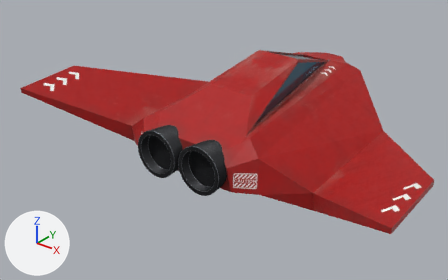
What one commit did to the glTF model static/models/ship.gltf.
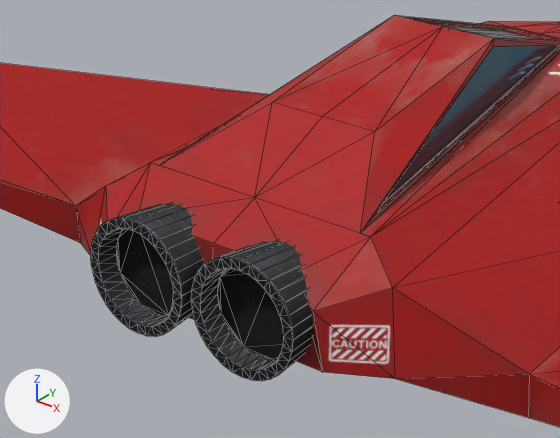
Each version appears first whole from a 50 mm camera at (1.99, -2.87, 1.76) aimed at (-0.12, -0.23, 0.12), and next in a close-up on the part from 23% to 73% of the width and 16% to 78% of the height. Every picture has the same lights, and +X, +Y and +Z are marked at lower left. The close-ups show mesh edges as thin lines.

In view in the first close-up: 'ship'.
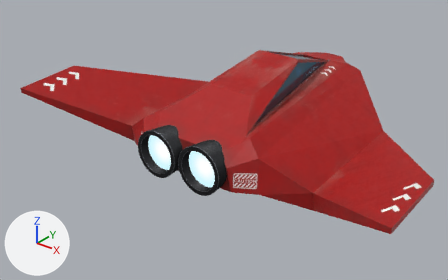
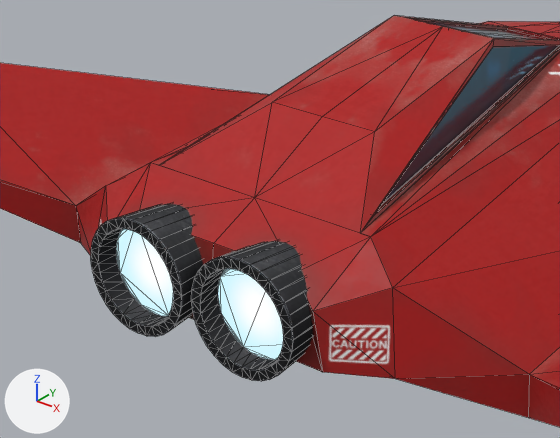
The change, as a list of edits to the scene's bpy script:
```text
Add img_ship_emissive:
    img_ship_emissive = load_image('ship_emissive', 'ship_emissive.png', 1024, 1024, 'sRGB')
Change mat_ship:
    remove # nodes: BsdfPrincipled, Mix, NormalMap, OutputMaterial, SeparateColor, TexImage x3, VertexColor
    nodes: BsdfPrincipled, Mix, NormalMap, OutputMaterial, SeparateColor, TexImage x4, VertexColor
    uses the picture img_ship_emissive
```

What differs and where, as boxes [x1, y1, x2, y2] in the close-ups (560 x 438 px):
'ship', surface changed: [113, 60, 501, 364] in both
